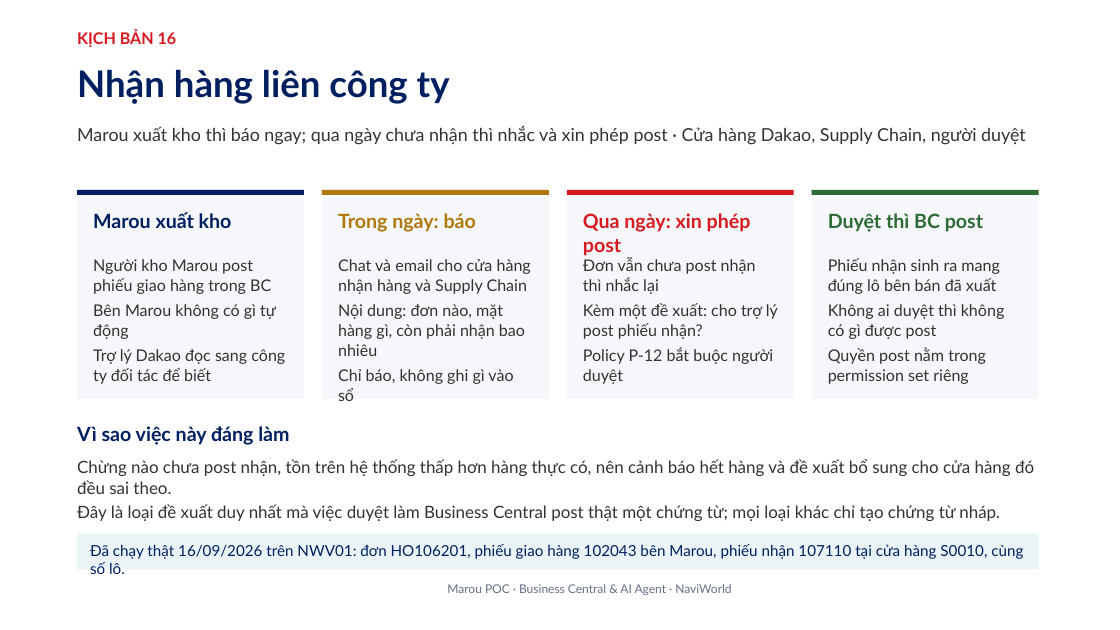
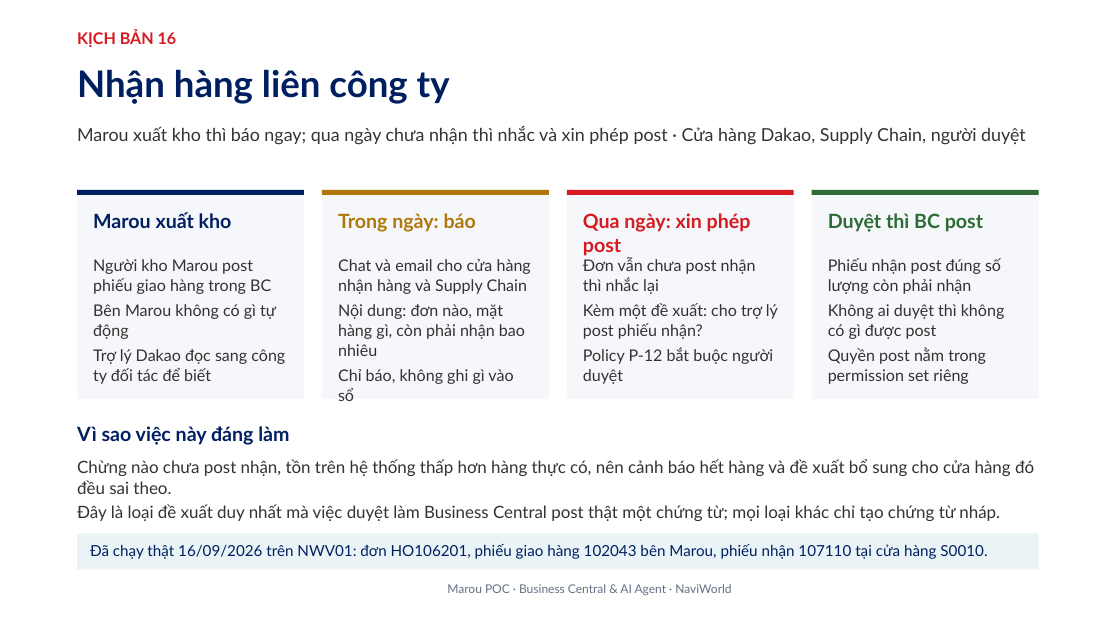
Before and after one commit to dinhtiendungerp/ops-assistant, a slide deck: slide 26 of docs/12 Marou POC - Kien truc va kich ban UC2 (slide).pptx. Drawn at 1120x630 pixels with LibreOffice and Linux fonts; fonts in the diff are those of the drawing; background and template pictures are left out. Boxes give left, top, right and bottom in pixels: in the first picture for what was removed or moved away, otherwise in the second. Text is boxed around its words. In the diff, an @@ line names an element or a change of style, - is before the commit and + after.

```diff
--- a/docs/12 Marou POC - Kien truc va kich ban UC2 (slide).pptx
+++ b/docs/12 Marou POC - Kien truc va kich ban UC2 (slide).pptx
@@ text at (828,258,1001,294): text changed @@
-Phiếu nhận sinh ra mang đúng lô bên bán đã xuất
+Phiếu nhận post đúng số lượng còn phải nhận
@@ text at (90,544,987,559): text changed @@
-Đã chạy thật 16/09/2026 trên NWV01: đơn HO106201, phiếu giao hàng 102043 bên Marou, phiếu nhận 107110 tại cửa hàng S0010, cùng số lô.
+Đã chạy thật 16/09/2026 trên NWV01: đơn HO106201, phiếu giao hàng 102043 bên Marou, phiếu nhận 107110 tại cửa hàng S0010.
```
Also in this commit, not shown: 1 other slide changed, 5 other files.
